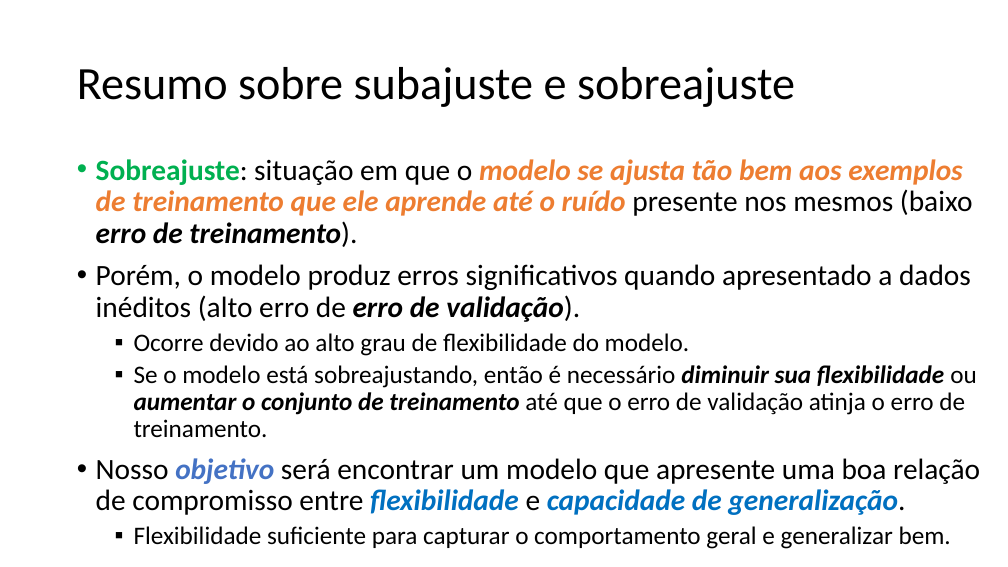
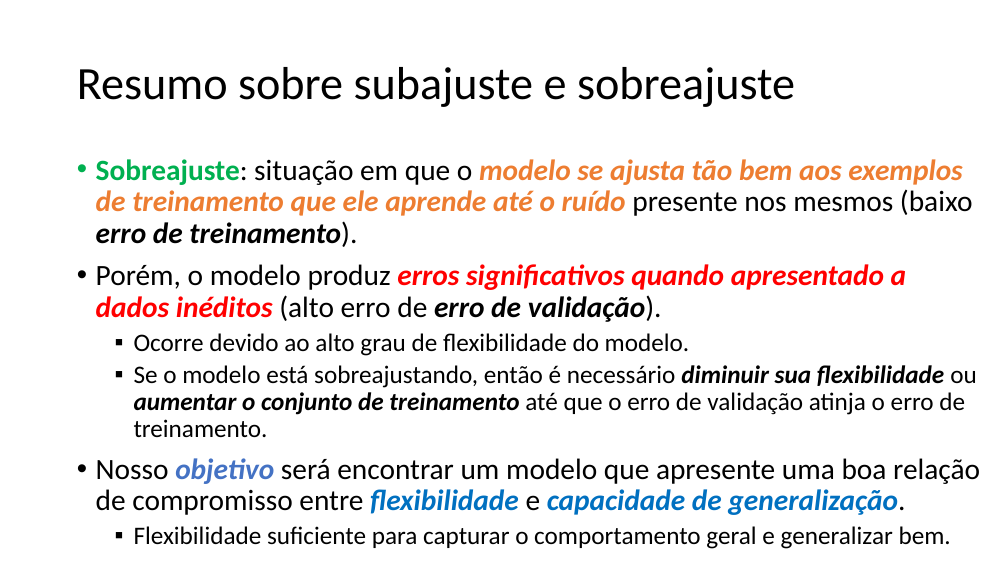
Before and after one commit to zz4fap/t319_aprendizado_de_maquina, a slide deck: slide 30 of slides/T319_Regressão_Linear (Parte IV).pptx. Drawn at 1008x567 pixels with LibreOffice and Linux fonts; fonts in the diff are those of the drawing. Boxes give left, top, right and bottom in pixels: in the first picture for what was removed or moved away, otherwise in the second. Text is boxed around its words. In the diff, an @@ line names an element or a change of style, - is before the commit and + after.

```diff
--- a/slides/T319_Regressão_Linear (Parte IV).pptx
+++ b/slides/T319_Regressão_Linear (Parte IV).pptx
@@ text at [96, 264, 906, 322]: text colour #000000 to #FF0000, bold on, italic on in "erros significativos quando apresentado a dados inéditos" @@
```
Also in this commit, not shown: 4 other slides changed, 4 other files.
